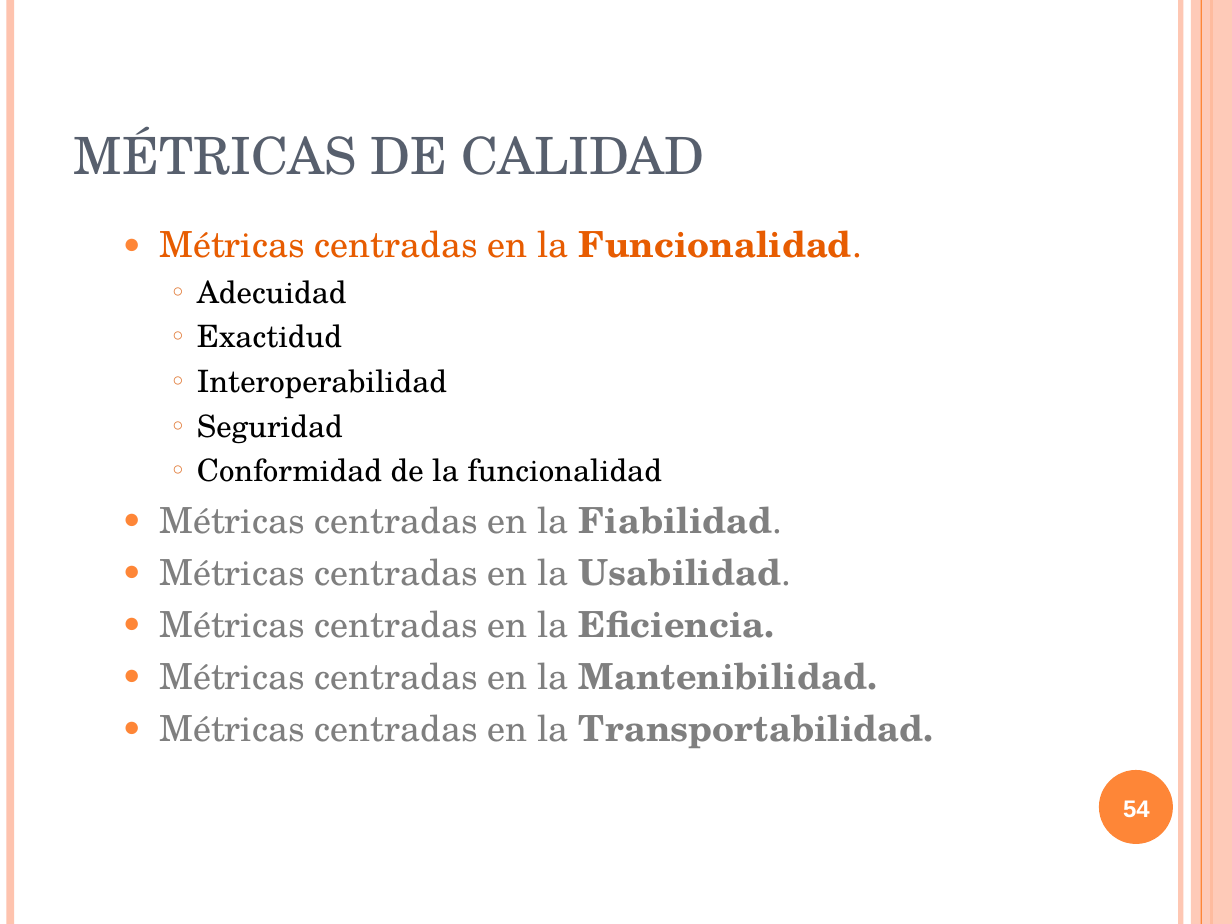
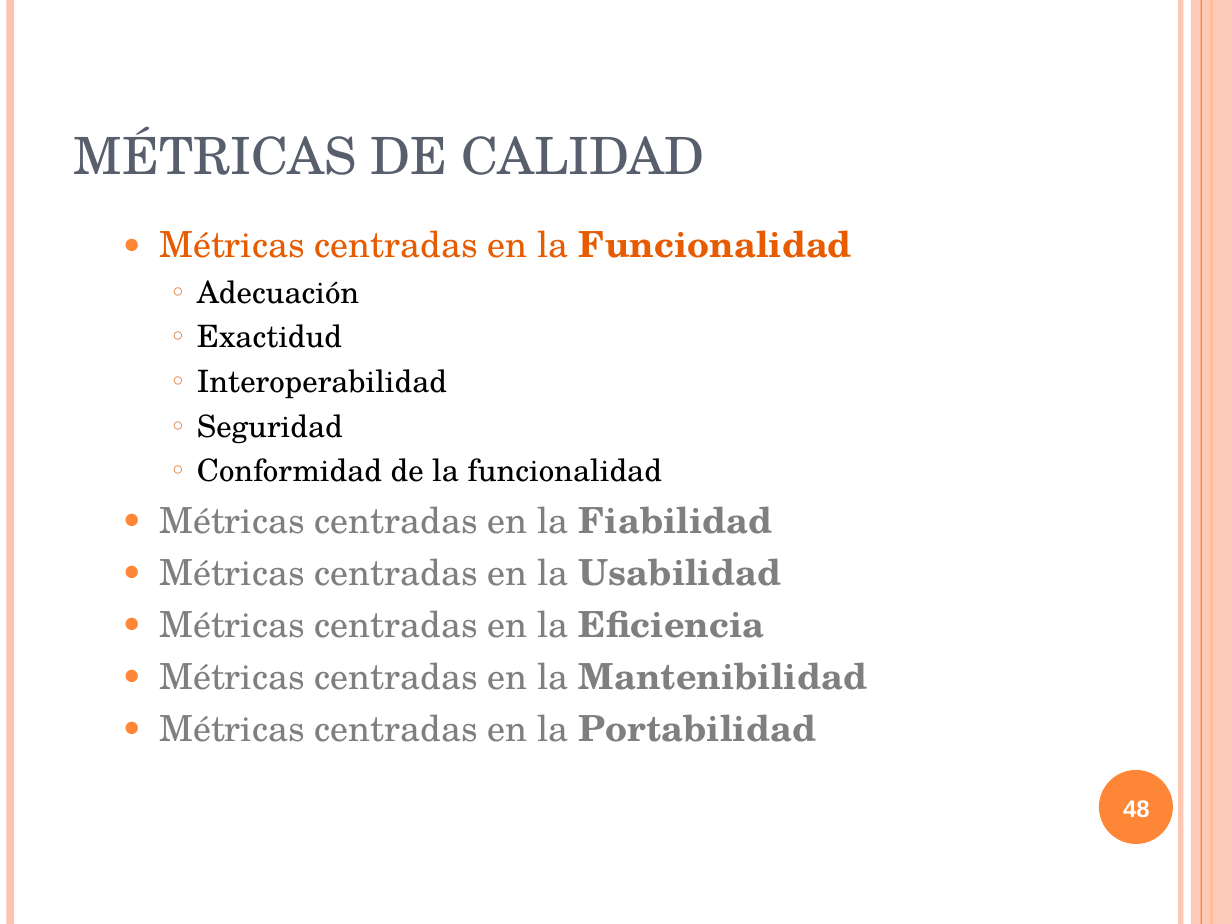
Before and after one commit to txedo/isi-auditoria, a slide deck: slide 48 of calidad/Trabajo/presentacion/presentacionCalidad.ppt (slide 54 before the commit). Drawn at 1232x924 pixels with LibreOffice and Linux fonts; fonts in the diff are those of the drawing. Boxes give left, top, right and bottom in pixels: in the first picture for what was removed or moved away, otherwise in the second. Text is boxed around its words. In the diff, an @@ line names an element or a change of style, - is before the commit and + after.

```diff
--- a/calidad/Trabajo/presentacion/presentacionCalidad.ppt
+++ b/calidad/Trabajo/presentacion/presentacionCalidad.ppt
@@ text at <box>160,230,852,304</box>: text changed @@
-  ● Métricas centradas en la Funcionalidad.
-    ○ Adecuidad
+  ● Métricas centradas en la Funcionalidad
+    ○ Adecuación
@@ text at <box>160,506,867,742</box>: text changed @@
-  ● Métricas centradas en la Fiabilidad.
-  ● Métricas centradas en la Usabilidad.
-  ● Métricas centradas en la Eficiencia.
-  ● Métricas centradas en la Mantenibilidad.
-  ● Métricas centradas en la Transportabilidad.
+  ● Métricas centradas en la Fiabilidad
+  ● Métricas centradas en la Usabilidad
+  ● Métricas centradas en la Eficiencia
+  ● Métricas centradas en la Mantenibilidad
+  ● Métricas centradas en la Portabilidad
@@ page number at <box>1123,800,1150,818</box>: text changed @@
-54
+48
```
Also in this commit, not shown: 14 other slides changed, 6 slides removed, 1 other file.
